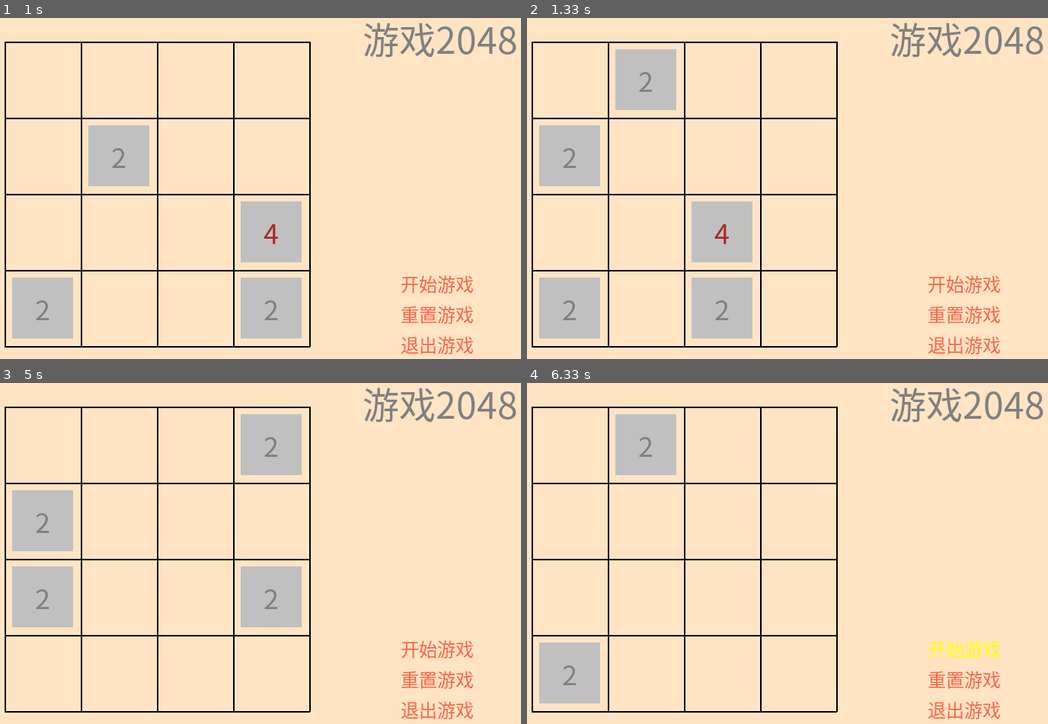
Above: before the commit, frames 1-4 (two rows, left to right).
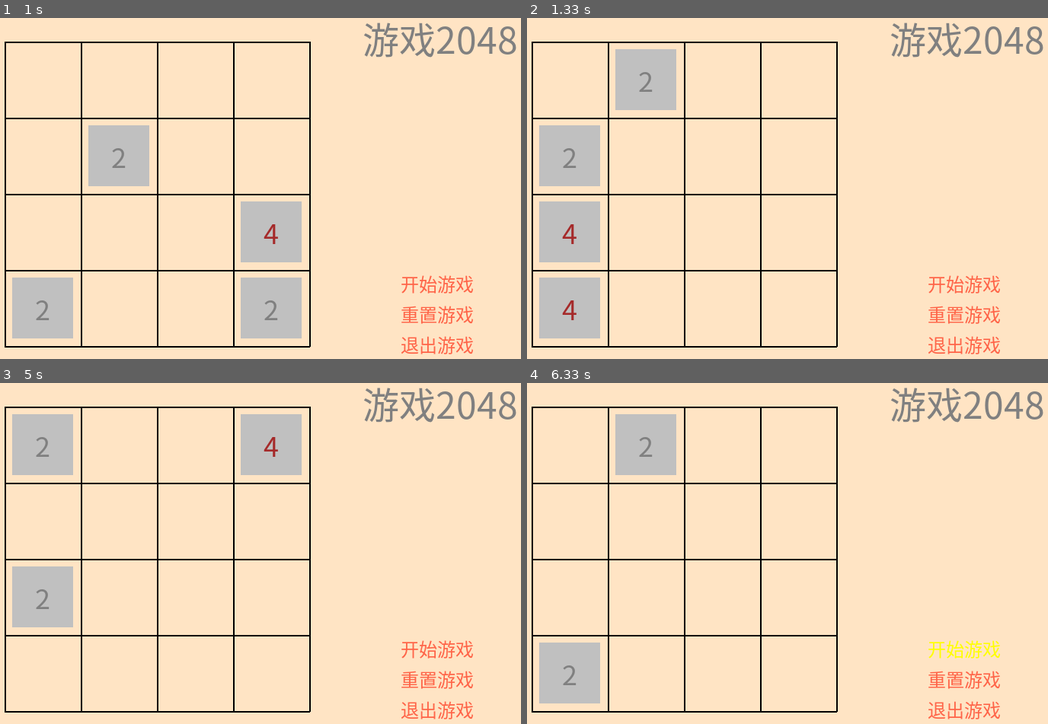
Above: after the commit, the same moments.

Repository: seancheng33/PygameProject
Game: pygame game, started from game2048/game.py
Same seed, same stepped clock (60 frames per second), same inputs: the game is played once before the commit and once after it.
Inputs (mouse positions are in pixels of both pictures, inside the frame that each line leads up to):
- Up to frame 1 (1 s): hold W 0.33-0.8 s; hold Right 0.33-0.8 s; tap S at 0.83 s
- Up to frame 2 (1.33 s): tap A at 1.17 s
- Up to frame 3 (5 s): click "开始游戏" at 1.55 s; click "重置游戏" at 1.88 s; click "开始游戏" at 2.22 s; click (46, 488) at 2.55 s; tap D at 3.33 s; tap W at 4.67 s
- Up to frame 4 (6.33 s): click "开始游戏" at 6.12 s

Frame 1 is identical in both runs. In frame 2, 6.4% of the frame differs, in the area x 2-44%, y 53-94%; in frame 3, 6.4%; in frame 4, nothing differs.

Commit message:
修改元素移动有两个方向只移动一格的bug

Diff:
--- a/game2048/game.py
+++ b/game2048/game.py
@@ -159,7 +159,7 @@
                     sys.exit(0)
 
                 elif event.key == pygame.K_a or event.key == pygame.K_LEFT:
-                    for i in range(WINDOW_BLOCK_NUM):
+                    for i in reversed(range(WINDOW_BLOCK_NUM)):  # 要反序从右边开始往左边移动，不然只移动一格
                         if i > 0:
                             for j in range(WINDOW_BLOCK_NUM):
                                 while gameArray[i][j] != 0 and gameArray[i - 1][j] == 0:
@@ -185,7 +185,7 @@
 
                 elif event.key == pygame.K_w or event.key == pygame.K_UP:
                     for i in range(WINDOW_BLOCK_NUM):
-                        for j in range(WINDOW_BLOCK_NUM):
+                        for j in reversed(range(WINDOW_BLOCK_NUM)):  # 要反序从上面往下面移动，不然只移动一格
                             if j > 0:
                                 if gameArray[i][j] != 0 and gameArray[i][j - 1] == 0:
                                     gameArray[i][j - 1] = gameArray[i][j]
